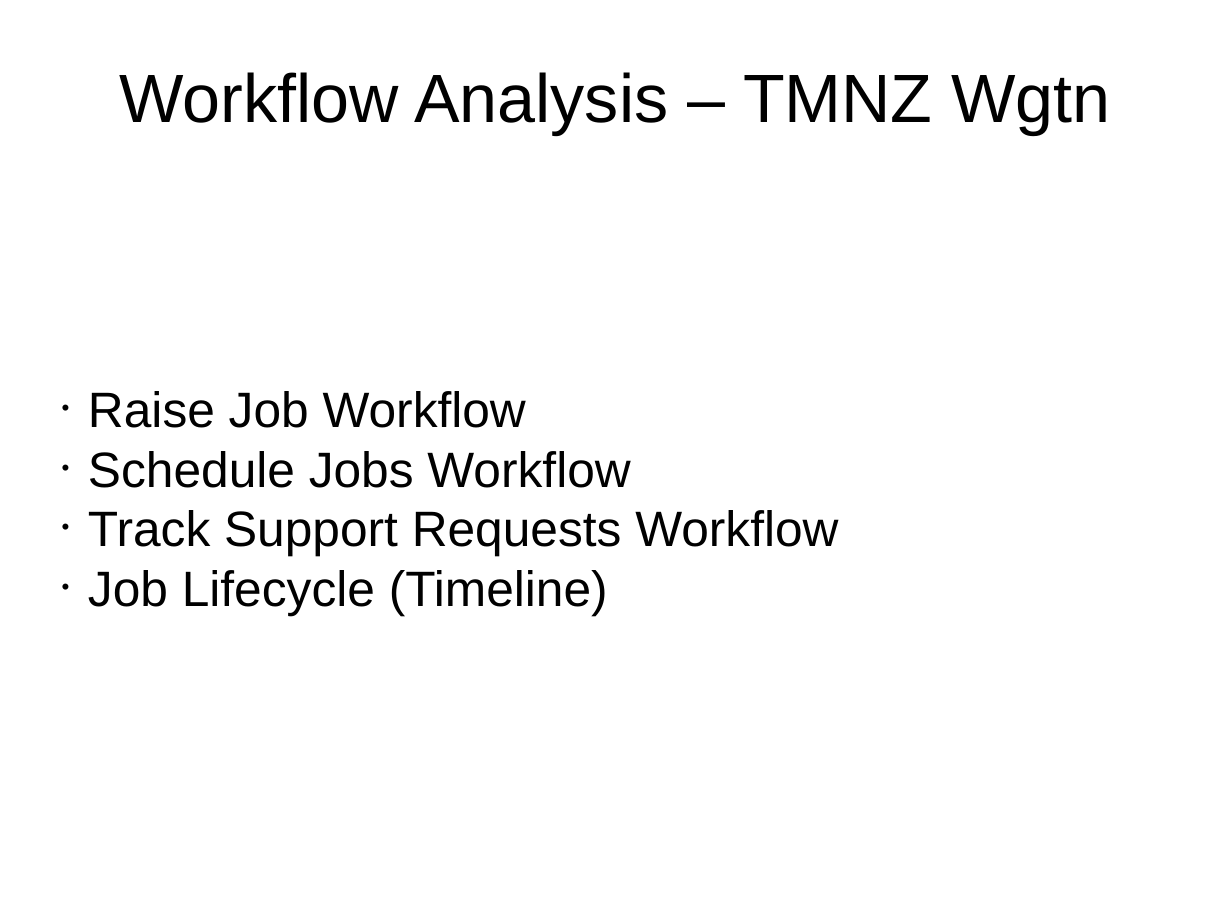
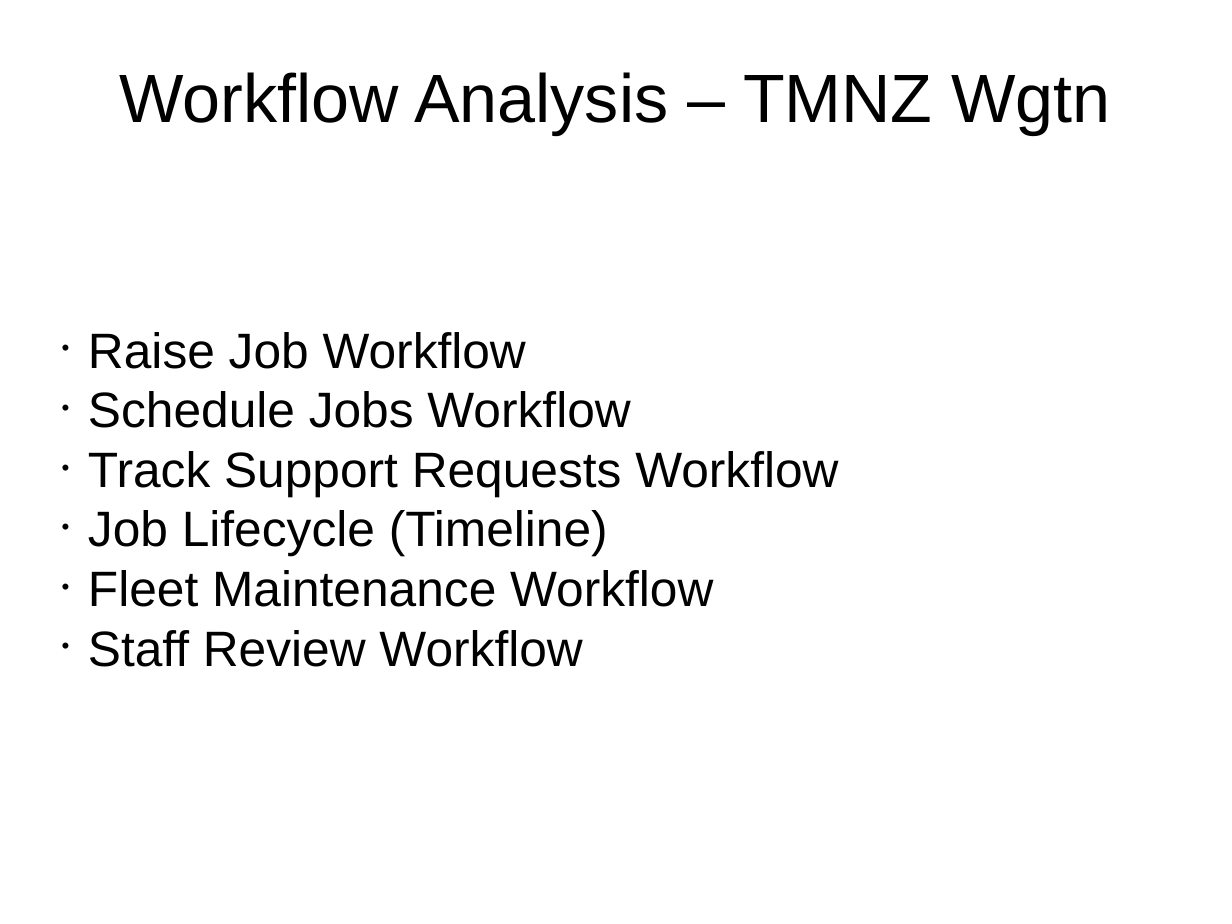
Before and after one commit to monkeysh1ne/TMNZ_Stuff, a slide deck: slide 1 of Workflows BP Models.odp. Drawn at 1232x924 pixels with LibreOffice and Linux fonts; fonts in the diff are those of the drawing. Boxes give left, top, right and bottom in pixels: in the first picture for what was removed or moved away, otherwise in the second. Text is boxed around its words. In the diff, an @@ line names an element or a change of style, - is before the commit and + after.

Commit message:
Added Scratchpad slide, further analysis Scheduled Jobs Workflow

```diff
--- a/Workflows BP Models.odp
+++ b/Workflows BP Models.odp
@@ subtitle at (88,570,713,667): paragraphs added @@
+• Fleet Maintenance Workflow
+• Staff Review Workflow
```
Also in this commit, not shown: 2 other slides changed, 1 slide added, 1 slide removed, 1 other file.
